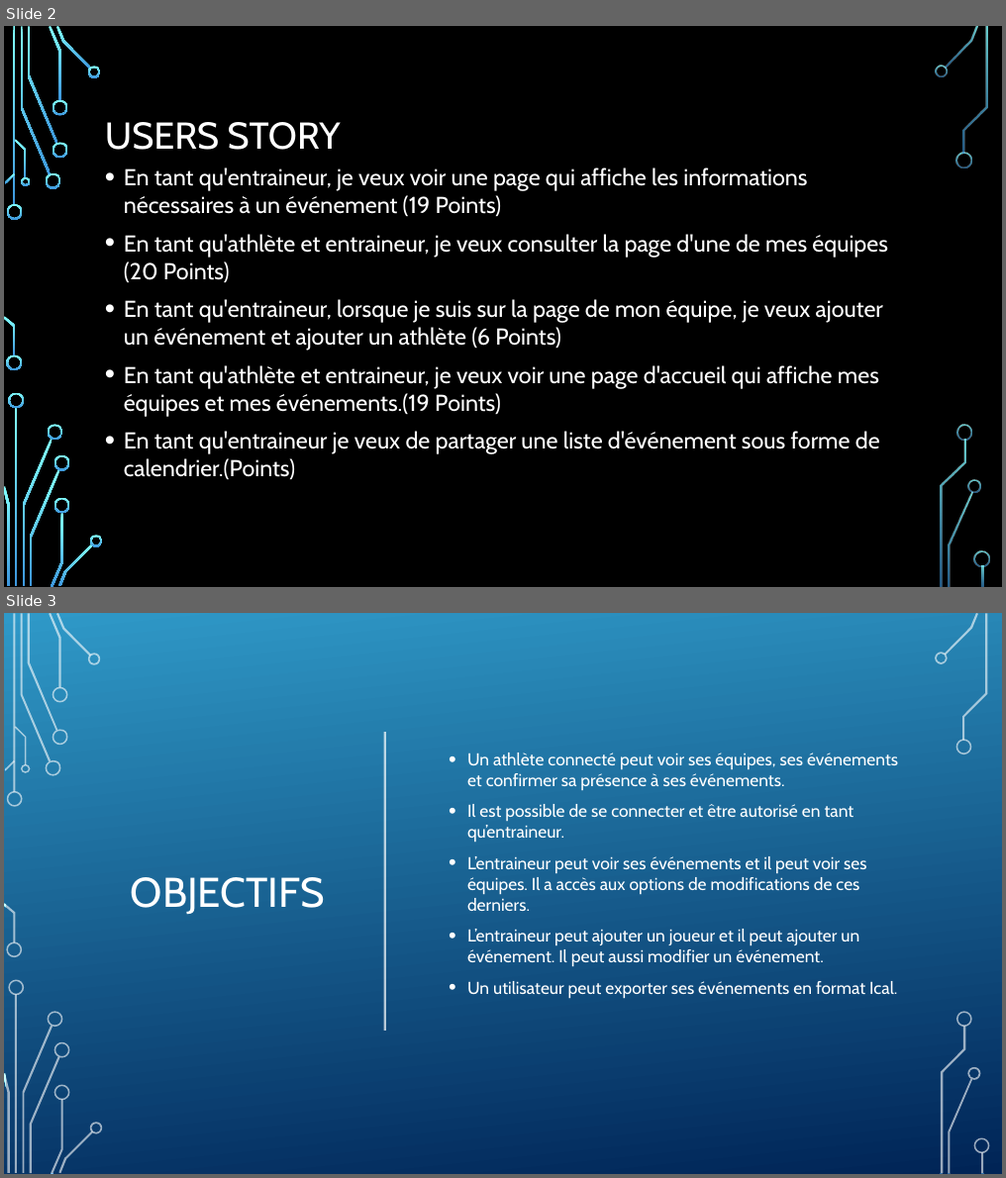
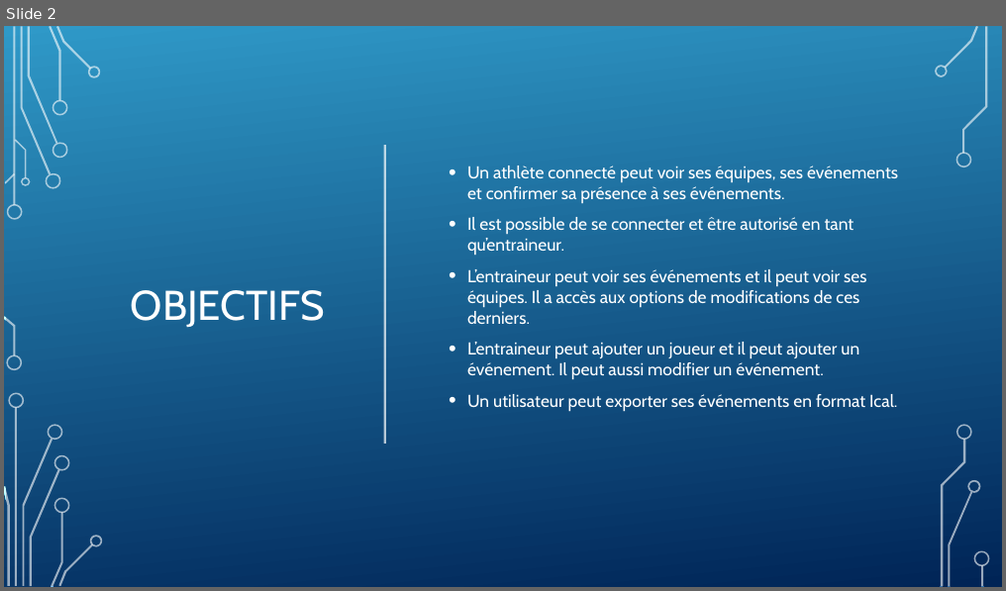
Before and after one commit to DFC-Informatique-Cegep-de-Sainte-Foy/GestionEquipesSportives, a slide deck: Documentation/Revue 3/Presentation_Revue_3.pptx. Shown one above the other, each under a label of ours: slides 2 and 3 before the commit, slide 2 after it. The pictures are 1006x1178 and 1006x591 pixels, drawn with LibreOffice and Linux fonts; fonts in the diff are those of the drawing; background and template pictures are left out. Boxes give left, top, right and bottom in pixels: in the first picture for what was removed or moved away, otherwise in the second. Text is boxed around its words. In the diff, an @@ line names an element or a change of style, - is before the commit and + after.

Commit message:
update

```diff
--- a/Documentation/Revue 3/Presentation_Revue_3.pptx
+++ b/Documentation/Revue 3/Presentation_Revue_3.pptx
@@ slide 2 removed at [4,26,1002,587], background picture (left out); not listed: 36 template elements that a slide beside it also shows @@
@@ title removed at [105,122,341,150] @@
-USERS STORY
@@ text removed at [124,168,888,480] @@
-• En tant qu'entraineur, je veux voir une page qui affiche les informations nécessaires à un événement (19 Points)
-• En tant qu'athlète et entraineur, je veux consulter la page d'une de mes équipes (20 Points)
-• En tant qu'entraineur, lorsque je suis sur la page de mon équipe, je veux ajouter un événement et ajouter un athlète (6 Points)
-• En tant qu'athlète et entraineur, je veux voir une page d'accueil qui affiche mes équipes et mes événements.(19 Points)
-• En tant qu'entraineur je veux de partager une liste d'événement sous forme de calendrier.(Points)
@@ what was slide 3 is now slide 2 @@
```
